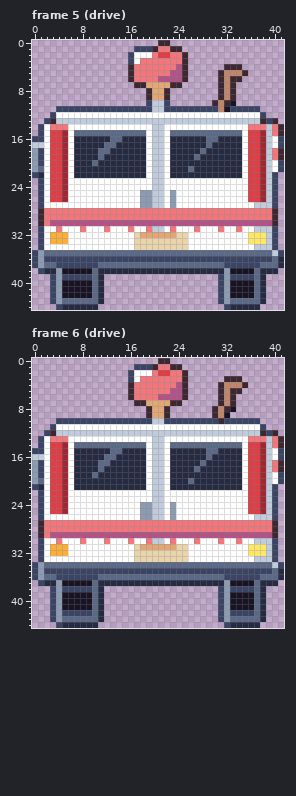
Two states of a pixel-art file, art/depths/ice-cream-truck@75.aseprite. Above: the version before the commit.
42x45 pixels, 6 frames. Shown: frame 5 (drive), frame 6 (drive). The commit also changed other frames, which this record leaves out.
After:
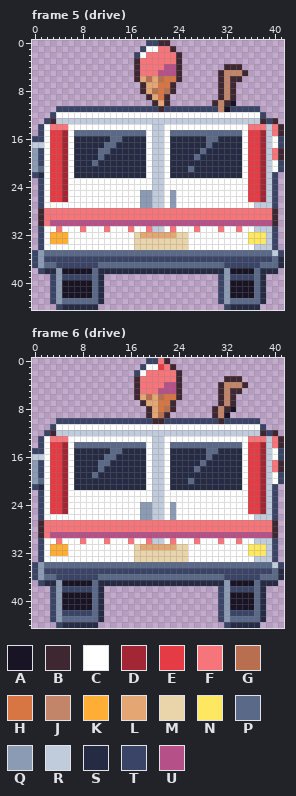
Palette (. is transparent): A #181425  B #3e2731  C #ffffff  D #a22633  E #e43b44  F #f6757a  G #b86f50  H #d77643  J #c28569  K #feae34  L #e4a672  M #ead4aa  N #fee761  P #5a6988  Q #8b9bb4  R #c0cbdc  S #262b44  T #3a4466  U #b55088
The exact change:
--- frame 5 (drive)
@@ x 14..27 @@
- 0 .......BB.....
- 1 ...TTTBFFBB...
- 2 ..TCCCFEEFFB..
- 3 ..TCFFFFFFFB..
- 4 ..BFFFFFFFUB..
- 5 ..BFFFFFFUUB..
- 6 ..BFFFFUUUUB..
- 7 ...BBLLLLBB...
- 8 .....BLLB.....
- 9 .....BLLB.....
-10 .....TRRT.....
-11 TTTTTTRRTTTTTT
+ 0 .....TTBB.....
+ 1 ....TCCFFB....
+ 2 ...TCFFFFFB...
+ 3 ...BFFFFFFB...
+ 4 ...BFFFFUUB...
+ 5 ...BFFFUUUB...
+ 6 ...BLGLGHHB...
+ 7 ....BLLHHB....
+ 8 ....BLGHGB....
+ 9 .....BLHB.....
+10 ......BLB.....
+11 TTTTTTTBTTTTTT
 12 CCCCCCCCCCCCCC
--- frame 6 (drive)
@@ x 14..27 @@
- 0 .......BB.....
- 1 ...TTTBFFBB...
- 2 ..TCCCFEEFFB..
- 3 ..TCFFFFFFFB..
- 4 ..BFFFFFFFUB..
- 5 ..BFFFFFFUUB..
- 6 ..BFFFFUUUUB..
- 7 ...BBLLLLBB...
- 8 .....BLLB.....
- 9 .....BLLB.....
-10 TTTTTTRRTTTTTT
+ 0 .....TTFB.....
+ 1 ....TCCEFB....
+ 2 ...TCFFFFFB...
+ 3 ...BFFFFFFB...
+ 4 ...BFFFFUUB...
+ 5 ...BFFFUUUB...
+ 6 ...BLGLGHHB...
+ 7 ....BLLHHB....
+ 8 .....BLHGB....
+ 9 .....BLGB.....
+10 TTTTTTBBTTTTTT
 11 CCCCCCCCCCCCCC
Where, in picture pixels (left, top, right, bottom), the same in both pictures:
changed: (128, 40, 188, 112)
changed: (128, 358, 188, 424)
